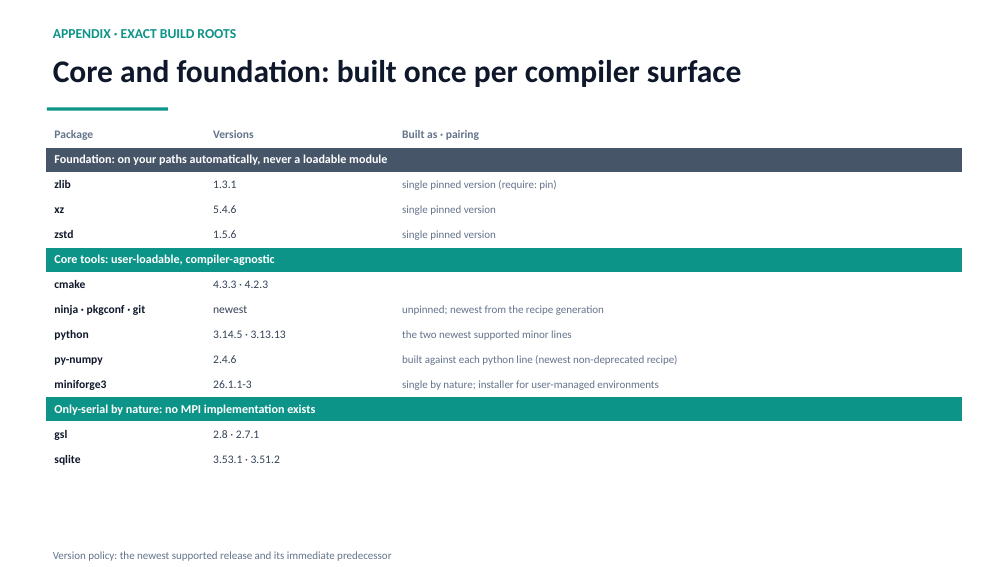
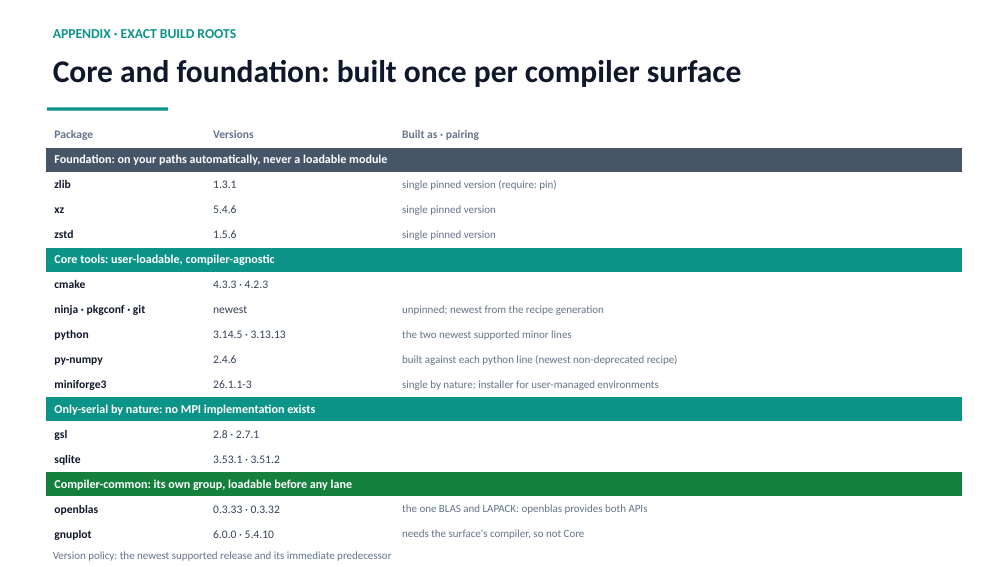
Before and after one commit to ray12514/stack-planning, a slide deck: slide 12 of presentations/cse_lanes_model.pptx. Drawn at 1008x567 pixels with LibreOffice and Linux fonts; fonts in the diff are those of the drawing. Boxes give left, top, right and bottom in pixels: in the first picture for what was removed or moved away, otherwise in the second. Text is boxed around its words. In the diff, an @@ line names an element or a change of style, - is before the commit and + after.

```diff
--- a/presentations/cse_lanes_model.pptx
+++ b/presentations/cse_lanes_model.pptx
@@ table at bbox=[45, 123, 963, 547] @@
+row 15: Compiler-common: its own group, loadable before any lane |  | 
+row 16: openblas | 0.3.33 · 0.3.32 | the one BLAS and LAPACK: openblas provides both APIs
+row 17: gnuplot | 6.0.0 · 5.4.10 | needs the surface's compiler, so not Core
```
Also in this commit, not shown: 4 other slides changed, 5 other files.
